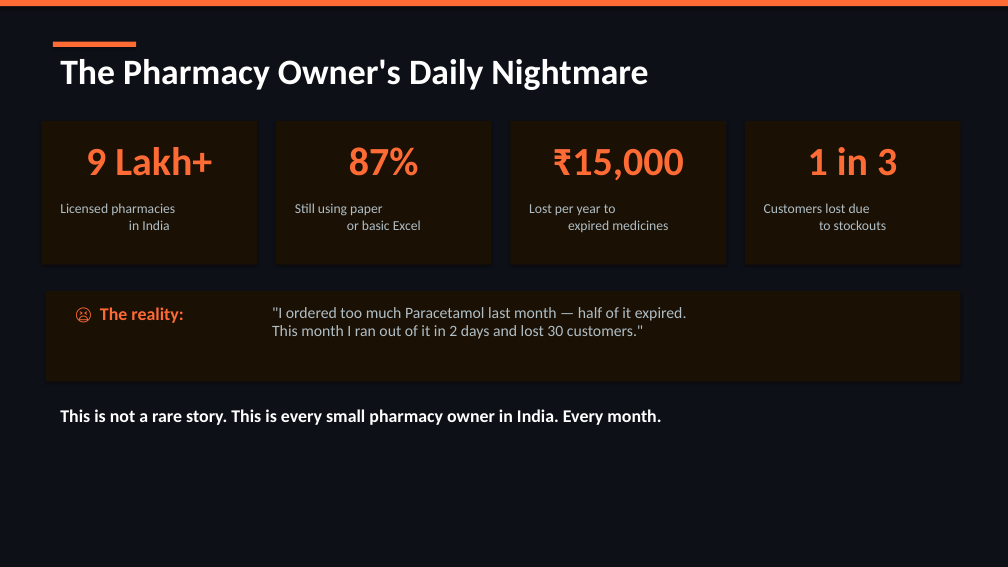
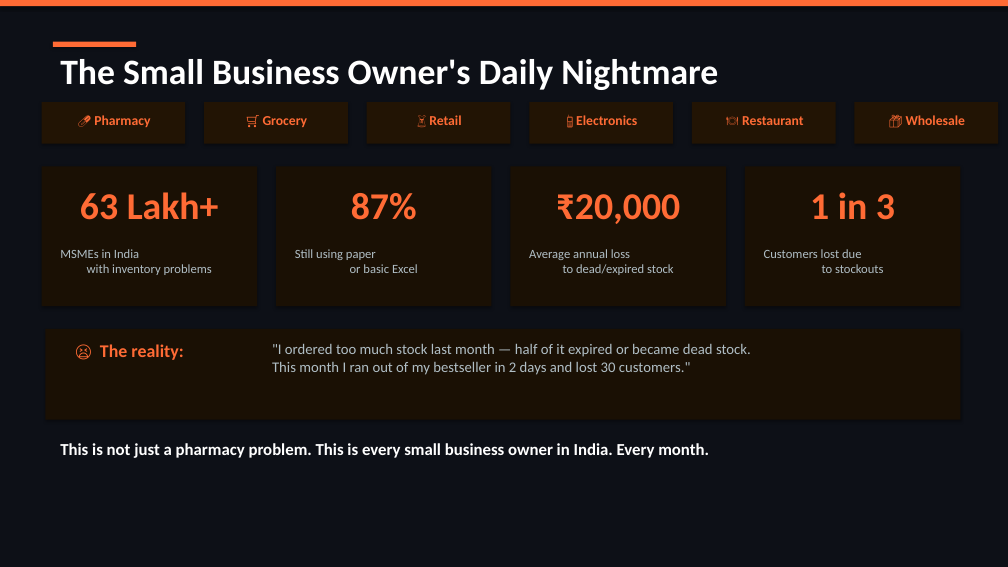
Before and after one commit to ansajkhare-ops/GDSC-INVENVISION, a slide deck: slide 4 of InvenVision_Pitch.pptx. Drawn at 1008x567 pixels with LibreOffice and Linux fonts; fonts in the diff are those of the drawing. Boxes give left, top, right and bottom in pixels: in the first picture for what was removed or moved away, otherwise in the second. Text is boxed around its words. In the diff, an @@ line names an element or a change of style, - is before the commit and + after.

```diff
--- a/InvenVision_Pitch.pptx
+++ b/InvenVision_Pitch.pptx
@@ text at [60,59,718,90]: text changed @@
-The Pharmacy Owner's Daily Nightmare
+The Small Business Owner's Daily Nightmare
@@ rectangle added at [42,102,185,144], fill #221404 @@
@@ text added at [94,115,150,127], 13 pt, text #FF6B35, bold @@
+💊 Pharmacy
@@ rectangle added at [204,102,348,144], fill #221404 @@
@@ text added at [263,116,308,127], 13 pt, text #FF6B35, bold @@
+🛒 Grocery
@@ rectangle added at [367,102,510,144], fill #221404 @@
@@ text added at [429,115,461,125], 13 pt, text #FF6B35, bold @@
+👗 Retail
@@ rectangle added at [529,102,673,144], fill #221404 @@
@@ text added at [576,115,637,125], 13 pt, text #FF6B35, bold @@
+📱 Electronics
@@ rectangle added at [692,102,836,144], fill #221404 @@
@@ text added at [742,116,803,125], 13 pt, text #FF6B35, bold @@
+🍽️ Restaurant
@@ rectangle added at [854,102,998,144], fill #221404 @@
@@ text added at [906,115,966,125], 13 pt, text #FF6B35, bold @@
+📦 Wholesale
@@ rectangle: place and size @@
-rectangle at [42,121,257,265]
+rectangle at [42,166,257,306]
@@ rectangle: place and size @@
-rectangle at [276,121,492,265]
+rectangle at [276,166,492,306]
@@ text "87%" at [351,193,417,220]: size 38 to 36 pt @@
@@ rectangle: place and size @@
-rectangle at [510,121,726,265]
+rectangle at [510,166,726,306]
@@ rectangle: place and size @@
-rectangle at [745,121,960,265]
+rectangle at [745,166,960,306]
@@ text "1 in 3" at [810,192,895,220]: size 38 to 36 pt @@
@@ text at [80,192,219,220]: text changed; size 38 to 36 pt @@
-9 Lakh+
+63 Lakh+
@@ text at [556,194,681,224]: text changed; size 38 to 36 pt @@
-₹15,000
+₹20,000
@@ text at [60,249,212,275]: text changed; size 13 to 12 pt @@
-Licensed pharmacies
-in India
+MSMEs in India
+with inventory problems
@@ text "Still using paper or basic ..." at [295,249,418,273]: size 13 to 12 pt @@
@@ text at [529,249,674,275]: text changed; size 13 to 12 pt @@
-Lost per year to
-expired medicines
+Average annual loss
+to dead/expired stock
@@ 4 texts: place and size @@
-4 texts at [295,147,897,230]
+4 texts at [295,192,895,273]
@@ text "Customers lost due to stockouts" at [764,249,884,273]: size 13 to 12 pt @@
@@ rectangle: place and size @@
-rectangle at [45,291,960,382]
+rectangle at [45,329,960,420]
@@ text "😫 The reality:": place and size @@
-text "😫 The reality:" at [100,307,183,323]
+text "😫 The reality:" at [100,344,183,360]
@@ text at [272,343,751,375]: text changed; size 15 to 14 pt @@
-"I ordered too much Paracetamol last month — half of it expired.
-This month I ran out of it in 2 days and lost 30 customers."
+"I ordered too much stock last month — half of it expired or became dead stock.
+This month I ran out of my bestseller in 2 days and lost 30 customers."
@@ text at [60,443,709,458]: text changed; size 17 to 16 pt @@
-This is not a rare story. This is every small pharmacy owner in India. Every month.
+This is not just a pharmacy problem. This is every small business owner in India. Every month.
```
Also in this commit, not shown: 6 other slides changed, 1 slide removed, 2 other files.
